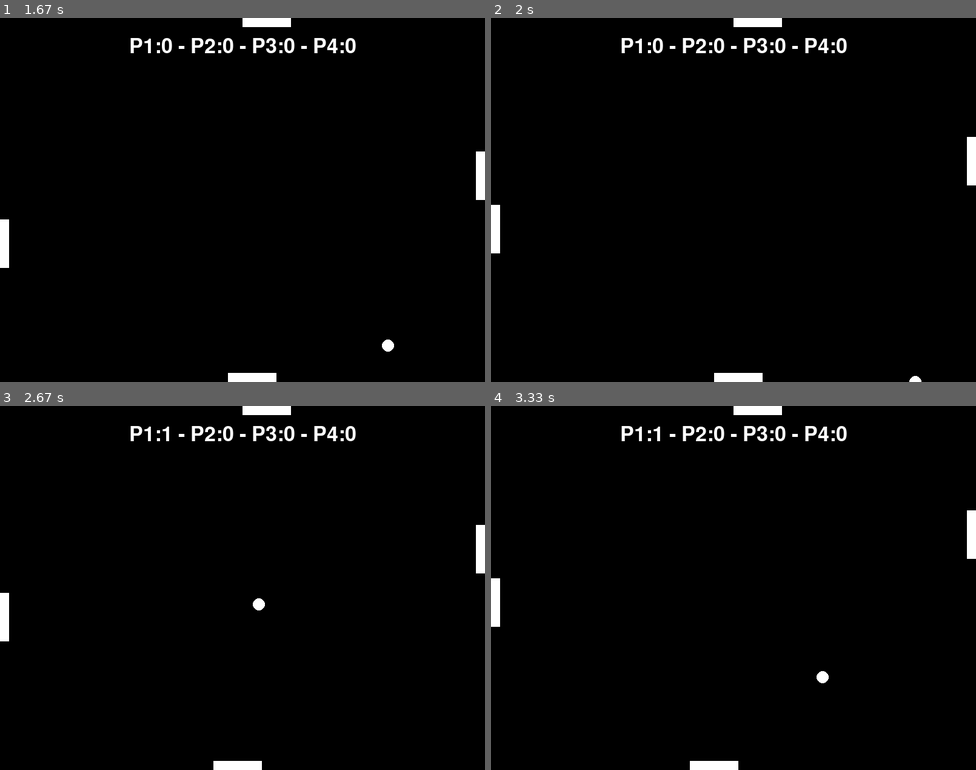
Above: before the commit, frames 1-4 (two rows, left to right).
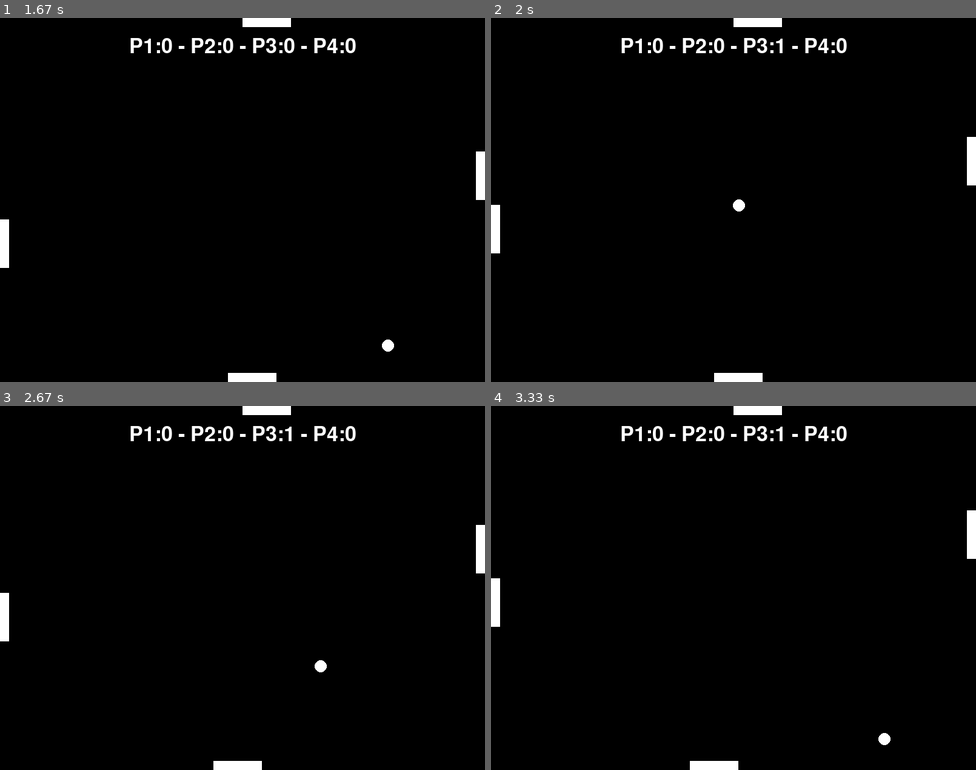
Above: after the commit, the same moments.

Repository: joaquimbc/Insper-Pygame-EP3
Game: pygame game, started from pong.py
Same seed, same stepped clock (60 frames per second), same inputs: the game is played once before the commit and once after it.
Inputs:
- Up to frame 1 (1.67 s): tap V at 0.33 s; hold Up 0.67-1.13 s; hold Down 1.17-1.47 s; hold S 1.17-1.47 s; tap J at 1.23, 1.57 s; hold Up from 1.5 s (still down); hold W from 1.5 s (still down)
- Up to frame 2 (2 s): release Up at 1.87 s; release W at 1.87 s; hold Down from 1.9 s (still down); hold S from 1.9 s (still down); tap J at 1.97 s
- Up to frame 3 (2.67 s): release Down at 2.27 s; release S at 2.27 s; hold Up 2.3-2.6 s; hold W 2.3-2.6 s; tap J at 2.37 s; hold Down from 2.63 s (still down); hold S from 2.63 s (still down)
- Up to frame 4 (3.33 s): tap J at 2.7, 3.03 s; release Down at 2.93 s; release S at 2.93 s; hold Up from 2.97 s (still down); hold W from 2.97 s (still down)

Frame 1 is identical in both runs. In frame 2, 0.2% of the frame differs, in the area x 49-89%, y 5-100%; in frame 3, 0.3%, in the area x 33-68%, y 5-74%; in frame 4, 0.3%.

Commit message:
Adiciona a pontuação dos dois novos jogadores

Diff:
--- a/pong.py
+++ b/pong.py
@@ -111,6 +111,13 @@
         if self.bola_x + RAIO_BOLA > LARGURA:
             self.player1.score += 1
             self.reseta_bola(1, self.player1.score, self.player2.score)
+        if self.tipo == 'quatro':
+            if self.bola_y - RAIO_BOLA < 0:
+                self.player4.score += 1
+                self.reseta_bola(4, self.player3.score, self.player4.score)
+            if self.bola_y + RAIO_BOLA > ALTURA:
+                self.player3.score += 1
+                self.reseta_bola(3, self.player3.score, self.player4.score)
 
     def renderiza_jogo(self):
         self.win.fill((0, 0, 0))
